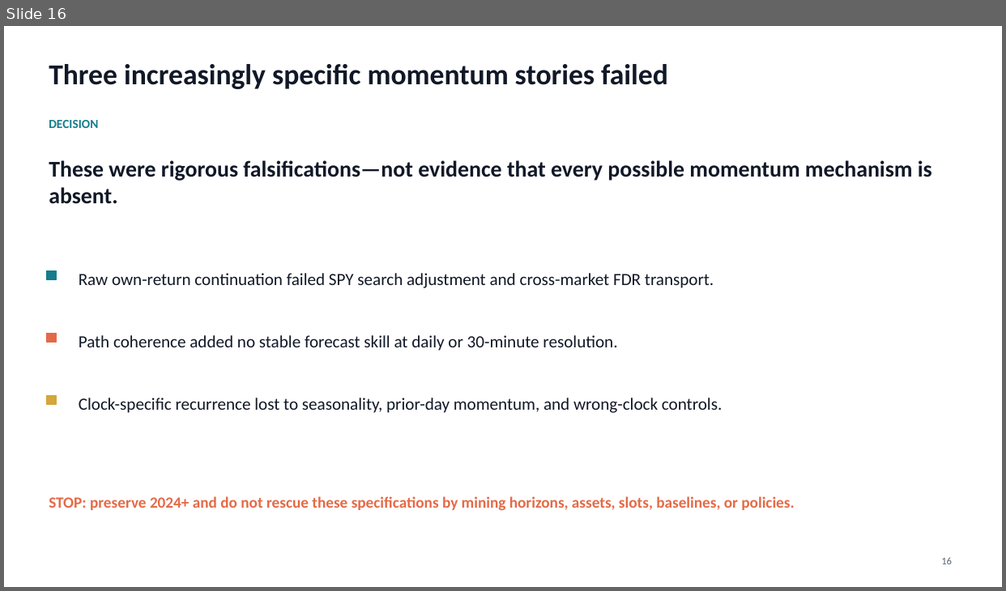
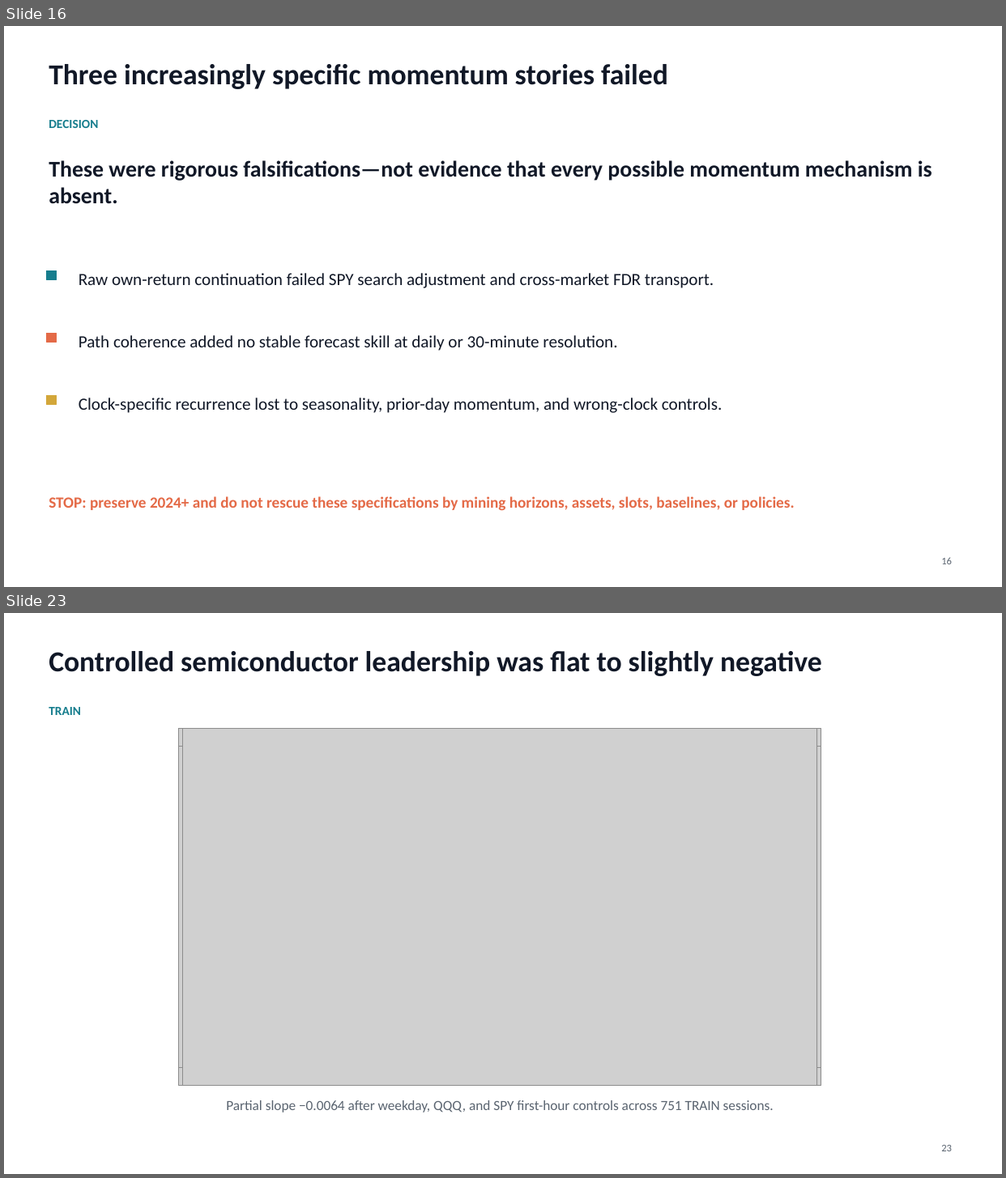
Before and after one commit to Francisc0Franc0/Time-Series-Modeling-Gen5, a slide deck: literature_studies/presentations/gen5_momentum_predictor_evidence_series.pptx. Shown one above the other, each under a label of ours: slide 16 before the commit, slides 16 and 23 after it; the slides between them are not shown. The pictures are 1006x591 and 1006x1178 pixels, drawn with LibreOffice and Linux fonts; fonts in the diff are those of the drawing; grey boxes stand for pictures. Boxes give left, top, right and bottom in pixels: in the first picture for what was removed or moved away, otherwise in the second. Text is boxed around its words. In the diff, an @@ line names an element or a change of style, - is before the commit and + after.

```diff
--- a/literature_studies/presentations/gen5_momentum_predictor_evidence_series.pptx
+++ b/literature_studies/presentations/gen5_momentum_predictor_evidence_series.pptx
@@ slide 23 added at [4,613,1002,1174], background #FFFFFF @@
@@ text added at [49,651,822,676], 27.8 pt, text #111827, bold @@
+Controlled semiconductor leadership was flat to slightly negative
@@ text added at [49,707,81,715], 12 pt, text #167D8D, bold @@
+TRAIN
@@ picture added at [178,728,821,1085] @@
@@ picture added at [182,728,817,1085] @@
@@ picture added at [178,747,821,1067] @@
@@ text added at [226,1101,774,1113], 13.5 pt, text #5A6470 @@
+Partial slope −0.0064 after weekday, QQQ, and SPY first-hour controls across 751 TRAIN sessions.
@@ text added at [941,1145,952,1152], 9.8 pt, text #5A6470 @@
+23
```
Also in this commit, not shown: 2 slides changed, 34 other slides added, 3 other files.
